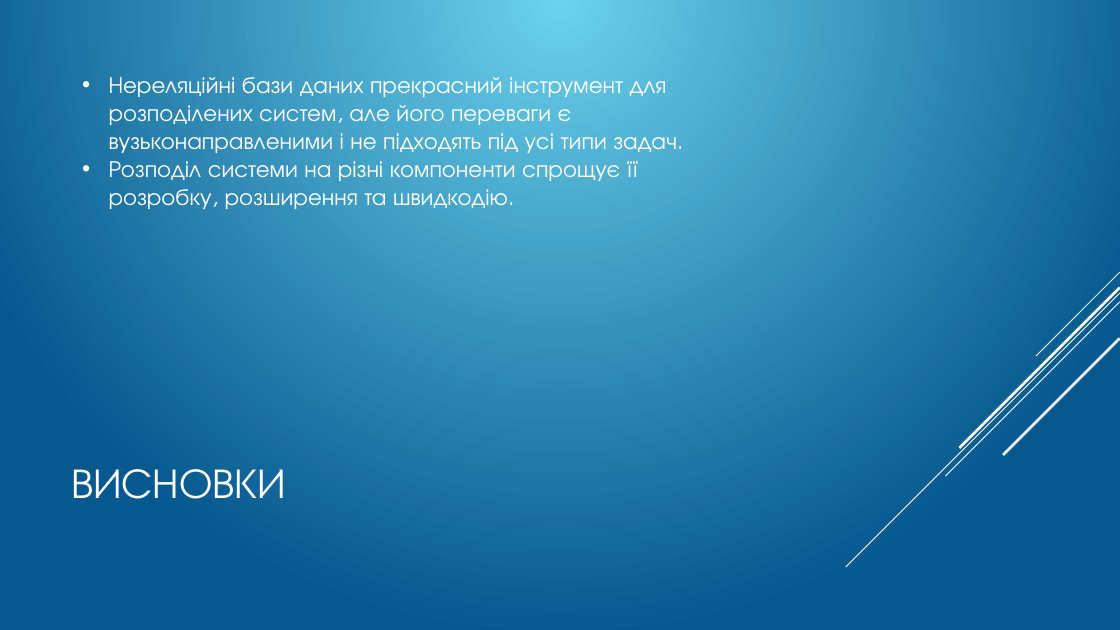
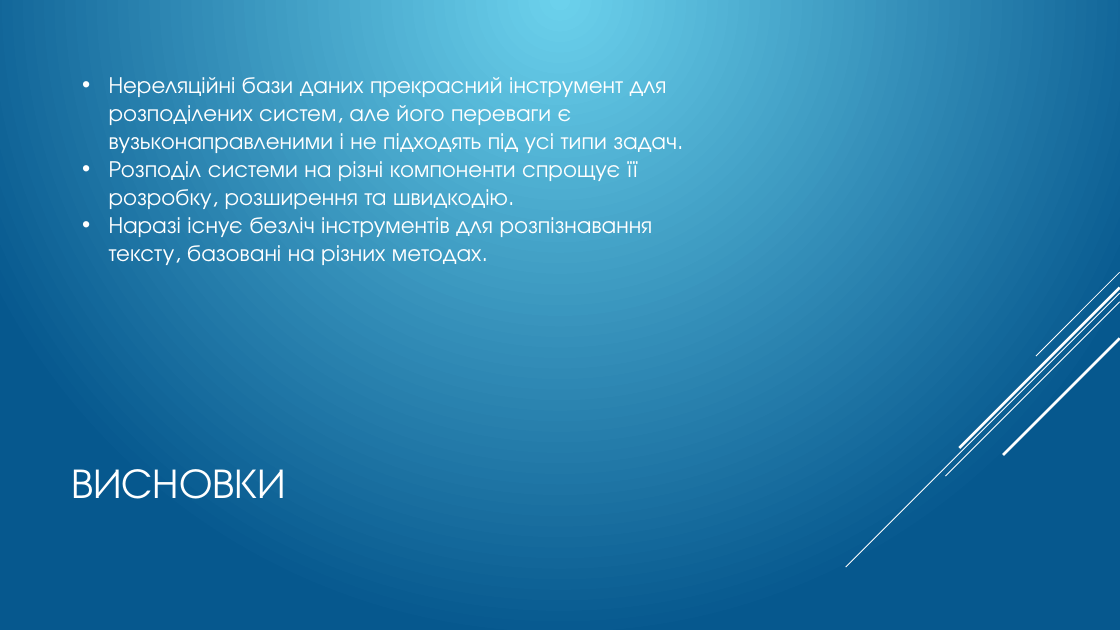
Before and after one commit to Deadid/kursach4, a slide deck: slide 16 of Presentation.pptx (slide 11 before the commit). Drawn at 1120x630 pixels with LibreOffice and Linux fonts; fonts in the diff are those of the drawing. Boxes give left, top, right and bottom in pixels: in the first picture for what was removed or moved away, otherwise in the second. Text is boxed around its words. In the diff, an @@ line names an element or a change of style, - is before the commit and + after.

```diff
--- a/Presentation.pptx
+++ b/Presentation.pptx
@@ text at [109,217,653,265]: paragraph added @@
+• Наразі існує безліч інструментів для розпізнавання тексту, базовані на різних методах.
```
Also in this commit, not shown: 3 other slides changed, 6 slides added, 1 other file.
